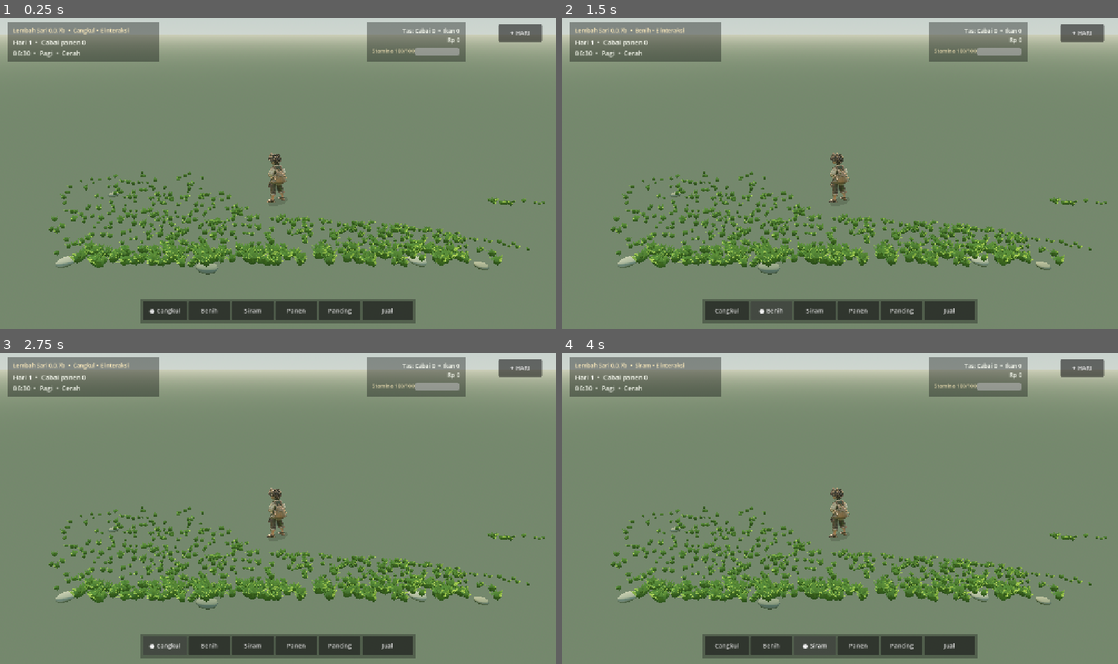
Above: before the commit, frames 1-4 (two rows, left to right).
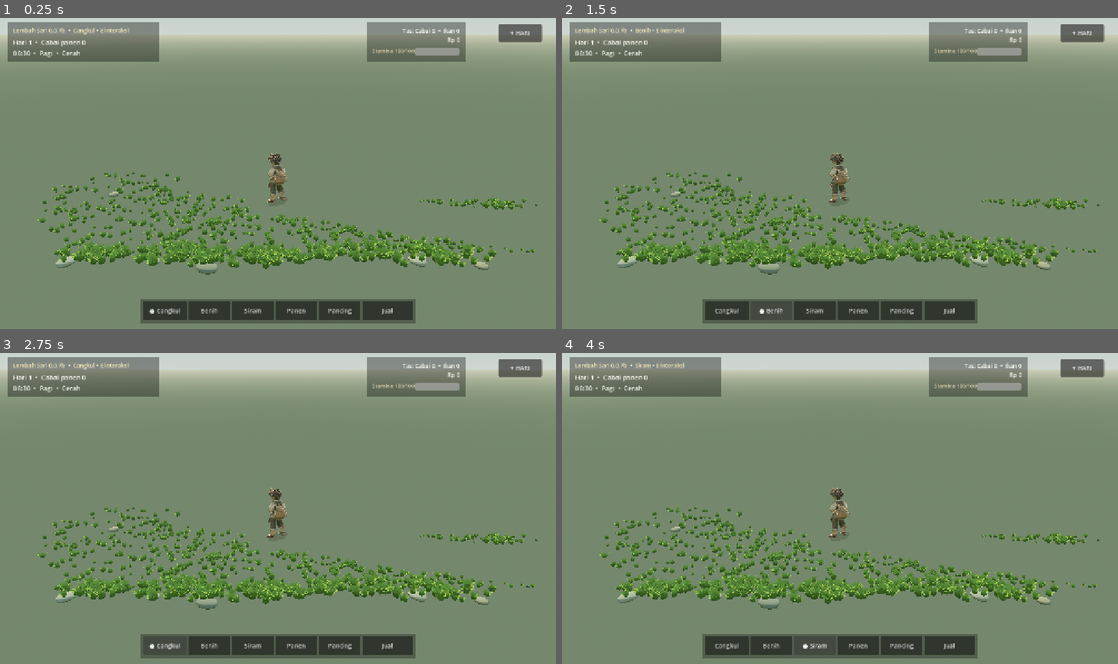
Above: after the commit, the same moments.

Repository: eneft/Lembah-sari
Game: Godot game, scene res://scenes/PlayableV5Test.tscn
Two runs of this game, one before a commit and one after it. Both use one fixed random seed, a clock stepped at 60 frames per second and the inputs below.
Inputs:
- Up to frame 1 (0.25 s): no input
- Up to frame 2 (1.5 s): click "● Cangkul" at 0.5 s; click "Benih" at 1.25 s
- Up to frame 3 (2.75 s): click "Cangkul" at 2 s
- Up to frame 4 (4 s): click "Siram" at 2.75 s; click "● Siram" at 3.5 s

The runs differ from the first frame. In frame 1, 3.4% of the frame differs, in the area x 6-98%, y 49-81%; in frame 2, 3.4%; in frame 3, 3.4%; in frame 4, 3.4%.

Commit message:
Shape curving footpath grass edges, clustered left ground cover and irregular meandering river vegetation

Diff:
--- a/scripts/village_foreground_grass.gd
+++ b/scripts/village_foreground_grass.gd
@@ -40,12 +40,11 @@
 			if along_path:
 				# Low, broken grass on *either edge*, not the walking surface.
 				var t: float = (float(attempt-1110)+rng.randf())/100.0
-				var path_start := Vector2(0.49,0.565)
-				var path_end := Vector2(1.02,0.685)
-				var tangent: Vector2 = (path_end-path_start).normalized()
+				var curve_t: float = 0.06+t*0.84
+				var tangent: Vector2 = (_path_screen(minf(1.0,curve_t+0.006))-_path_screen(maxf(0.0,curve_t-0.006))).normalized()
 				var normal := Vector2(-tangent.y,tangent.x)
 				var side: float = -1.0 if attempt % 2 == 0 else 1.0
-				uv = path_start.lerp(path_end,0.06+t*0.84)+normal*side*rng.randf_range(0.065,0.079)
+				uv = _path_screen(curve_t)+normal*side*rng.randf_range(0.065,0.079)
 				if rng.randf() > 0.64:
 					continue
 			else:
@@ -103,6 +102,9 @@
 	root.set_meta("curved_blades",true)
 	root.set_meta("organic_mask",true)
 	root.set_meta("blade_profile","curved_broad")
+	root.set_meta("path_curve_enabled",true)
+	root.set_meta("riverbank_irregular",true)
+	root.set_meta("foreground_cluster_mask",true)
 	print("[LembahSari] ORGANIC_GRASS_ACTIVE tufts=%d batches=%d path_edges=%d far=image" % [count,root.get_child_count(),short_path_edges])
 
 func _organic_coverage(uv: Vector2,rect: Rect2,noise: FastNoiseLite,region: String) -> float:
@@ -114,12 +116,48 @@
 	var secondary: float = noise.get_noise_2d(uv.x*540.0+103.0,uv.y*400.0-41.0)
 	var clouds: float = clampf(0.57+patch*0.56+secondary*0.19,0.0,1.0)
 	if region == "RiverBankGrass3D":
-		# The bank follows a broken shoreline; don't draw a uniformly green rim.
-		return softness*(0.23+clouds*0.54)
+		# Follow a meandering irregular waterline instead of a straight band.
+		var side_fade: float = smoothstep(0.0,0.11,normalized.x)*smoothstep(0.0,0.12,1.0-normalized.x)
+		var shore_y: float = 0.768+sin(uv.x*18.0)*0.009+noise.get_noise_2d(uv.x*720.0,113.0)*0.012
+		var shore_distance: float = absf(uv.y-shore_y)
+		var shore_envelope: float = 1.0-smoothstep(0.014,0.034,shore_distance)
+		return shore_envelope*side_fade*(0.23+clouds*0.61)
+	if region == "LeftGardenGrass3D":
+		# Three intersecting irregular ground-cover islands under the banana
+		# and main canopy. No square grass carpet against the camera edge.
+		var a: float = _ellipse_island(uv,Vector2(0.20,0.58),Vector2(0.145,0.087))
+		var b: float = _ellipse_island(uv,Vector2(0.365,0.625),Vector2(0.10,0.062))
+		var c: float = _ellipse_island(uv,Vector2(0.12,0.656),Vector2(0.065,0.055))
+		return maxf(a,maxf(b,c))*(0.24+clouds*0.68)
 	if region == "LawnGrass3D":
 		var dry_opening: float = smoothstep(0.22,0.70,noise.get_noise_2d(uv.x*135.0+36.0,uv.y*260.0))
 		return softness*(0.22+clouds*0.48)*(1.0-0.33*dry_opening)
 	return softness*(0.20+clouds*0.52)
+
+func _ellipse_island(uv: Vector2,center: Vector2,radii: Vector2) -> float:
+	var distance: float = ((uv-center)/radii).length()
+	return 1.0-smoothstep(0.65,1.13,distance)
+
+func _path_screen(t: float) -> Vector2:
+	# Screen-space read of the existing footpath. The geometry/collision remains
+	# untouched: the curved line only manages grass along its irregular edges.
+	var path_start := Vector2(0.49,0.565)
+	var path_end := Vector2(1.02,0.685)
+	var p: Vector2 = path_start.lerp(path_end,t)
+	p.y += sin(t*PI)*0.024
+	p.x -= sin(t*PI)*0.008
+	return p
+
+func _path_distance(point: Vector2) -> float:
+	var nearest: float = INF
+	var prev: Vector2 = _path_screen(0.0)
+	for index: int in range(1,25):
+		var next: Vector2 = _path_screen(float(index)/24.0)
+		var segment: Vector2 = next-prev
+		var t: float = clampf((point-prev).dot(segment)/maxf(segment.length_squared(),0.0000001),0.0,1.0)
+		nearest = minf(nearest,point.distance_to(prev+segment*t))
+		prev = next
+	return nearest
 
 func _build_leaf_mesh() -> ArrayMesh:
 	# Eight overlapping broad, curved banana-like grass leaflets per low tuft.
@@ -180,11 +218,7 @@
 	return Vector2(at.x-player.global_position.x,at.z-player.global_position.z).length_squared() > 0.68*0.68
 
 func _is_clear_zone(p: Vector2) -> bool:
-	var path_start := Vector2(0.49,0.565)
-	var path_end := Vector2(1.02,0.685)
-	var segment: Vector2 = path_end-path_start
-	var u: float = clampf((p-path_start).dot(segment)/segment.length_squared(),0.0,1.0)
-	if p.distance_to(path_start+segment*u) < 0.055:
+	if _path_distance(p) < 0.055:
 		return true
 	# Nothing on the house porch, game farm beds, or river surface.
 	if p.x > 0.66 and p.y < 0.59:
